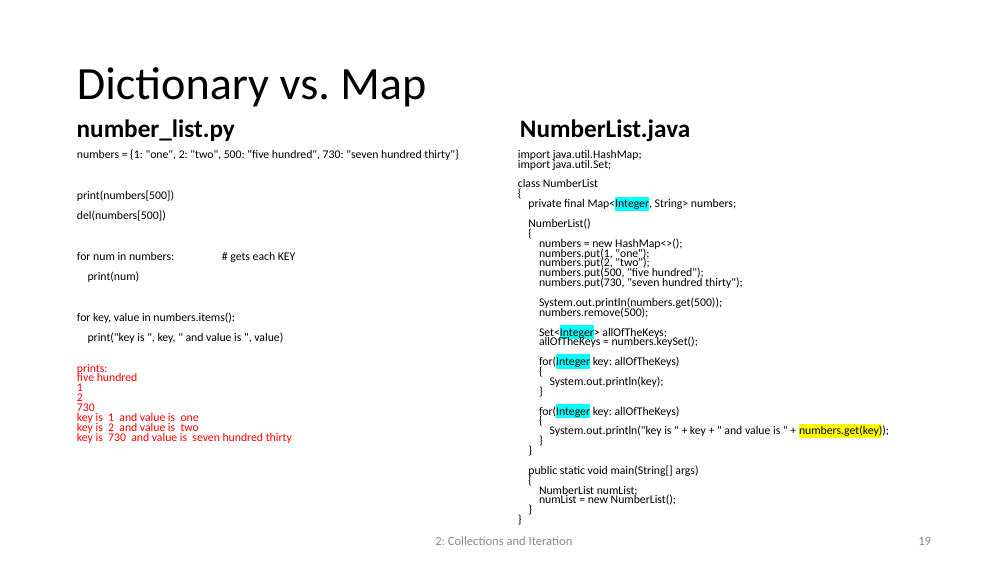
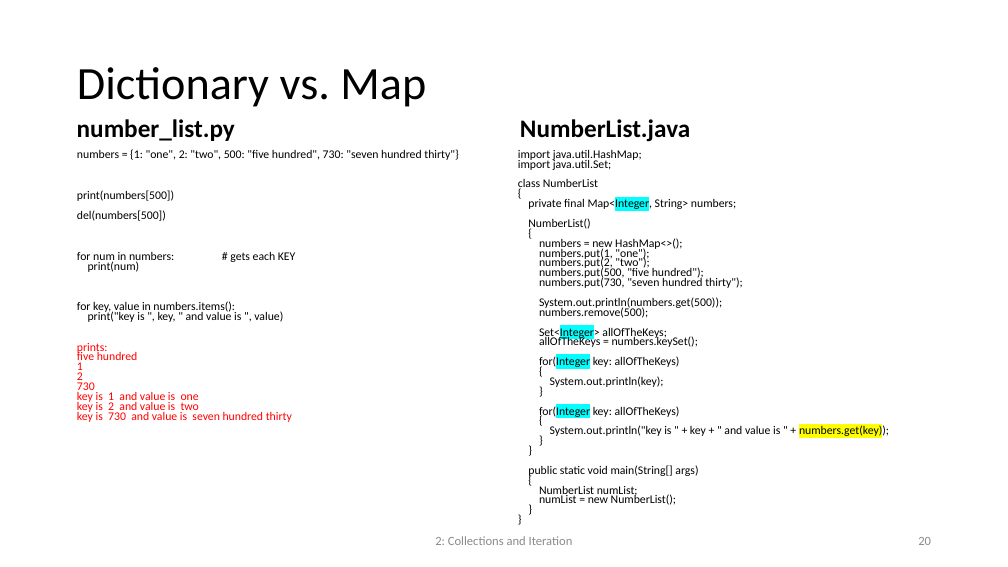
Before and after one commit to chriswu8/COMP2501, a slide deck: slide 20 of Lecture/2501Lesson02.pptx (slide 19 before the commit). Drawn at 1008x567 pixels with LibreOffice and Linux fonts; fonts in the diff are those of the drawing. Boxes give left, top, right and bottom in pixels: in the first picture for what was removed or moved away, otherwise in the second. Text is boxed around its words. In the diff, an @@ line names an element or a change of style, - is before the commit and + after.

```diff
--- a/Lecture/2501Lesson02.pptx
+++ b/Lecture/2501Lesson02.pptx
@@ text at <box>77,252,296,322</box>: text changed @@
-for num in numbers: # gets each KEY
-print(num)
-for key, value in numbers.items():
-print("key is ", key, " and value is ", value)
+for num in numbers: # gets each KEY
+print(num)
+for key, value in numbers.items():
+print("key is ", key, " and value is ", value)
@@ page number at <box>918,537,931,545</box>: text changed @@
-19
+20
```
Also in this commit, not shown: 5 other slides changed, 1 slide added, 23 other files.
